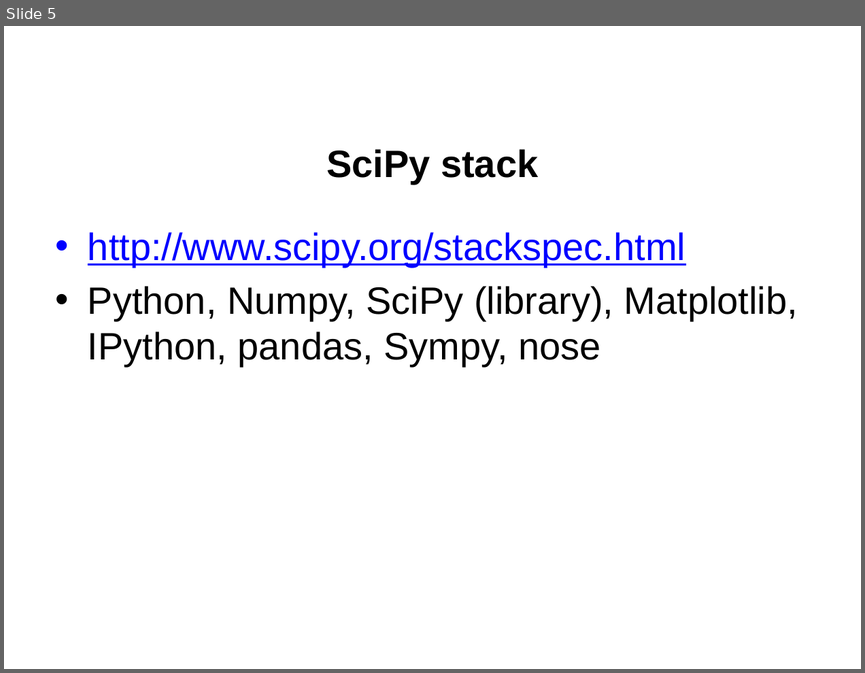
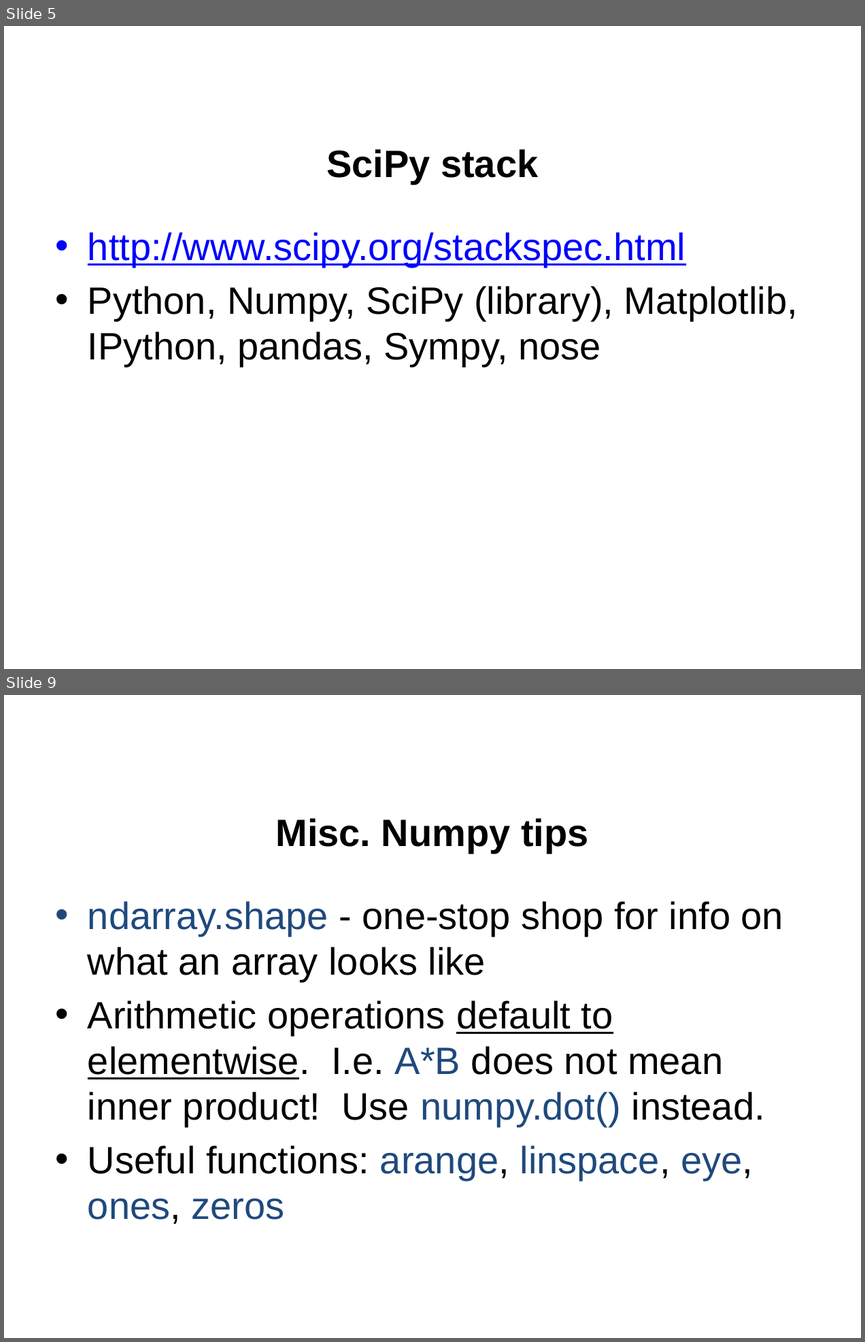
Before and after one commit to jgerity/talks, a slide deck: 2016/computing_workgroup/python_modules/python_scientific_modules.pptx. Shown one above the other, each under a label of ours: slide 5 before the commit, slides 5 and 9 after it; the slides between them are not shown. The pictures are 865x673 and 865x1342 pixels, drawn with LibreOffice and Linux fonts; fonts in the diff are those of the drawing; background and template pictures are left out. Boxes give left, top, right and bottom in pixels: in the first picture for what was removed or moved away, otherwise in the second. Text is boxed around its words. In the diff, an @@ line names an element or a change of style, - is before the commit and + after.

```diff
--- a/2016/computing_workgroup/python_modules/python_scientific_modules.pptx
+++ b/2016/computing_workgroup/python_modules/python_scientific_modules.pptx
@@ slide 9 added at bbox=[4, 695, 861, 1338], background picture (left out) @@
@@ title added at bbox=[275, 818, 588, 853], 32 pt, text #000000, bold @@
+Misc. Numpy tips
@@ text added at bbox=[88, 901, 783, 1224], 32 pt, text #000000 @@
+• ndarray.shape - one-stop shop for info on what an array looks like
+• Arithmetic operations default to elementwise. I.e. A*B does not mean inner product! Use numpy.dot() instead.
+• Useful functions: arange, linspace, eye, ones, zeros
```
Also in this commit, not shown: 7 slides changed, 10 other slides added, 2 slides removed.
